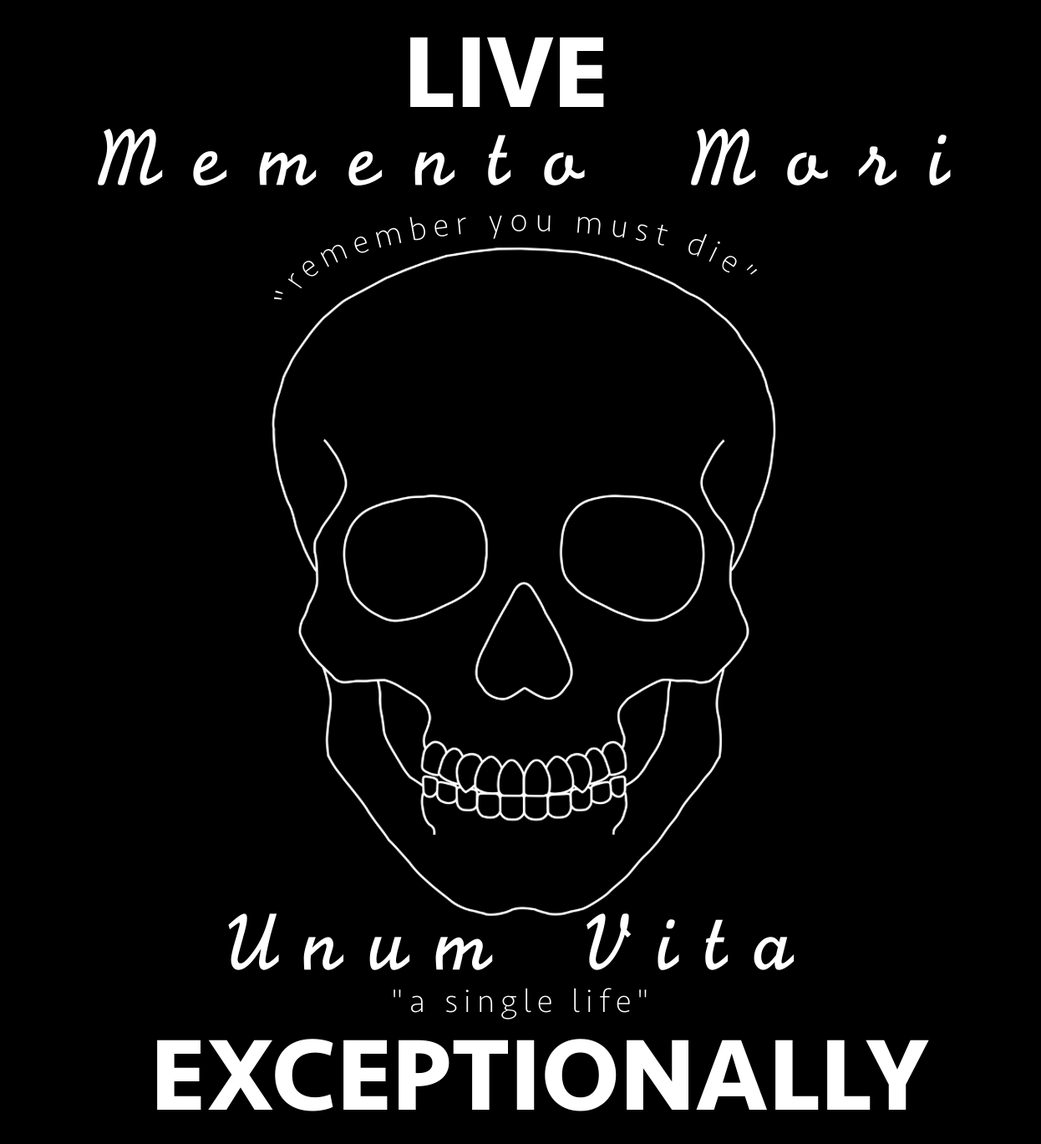
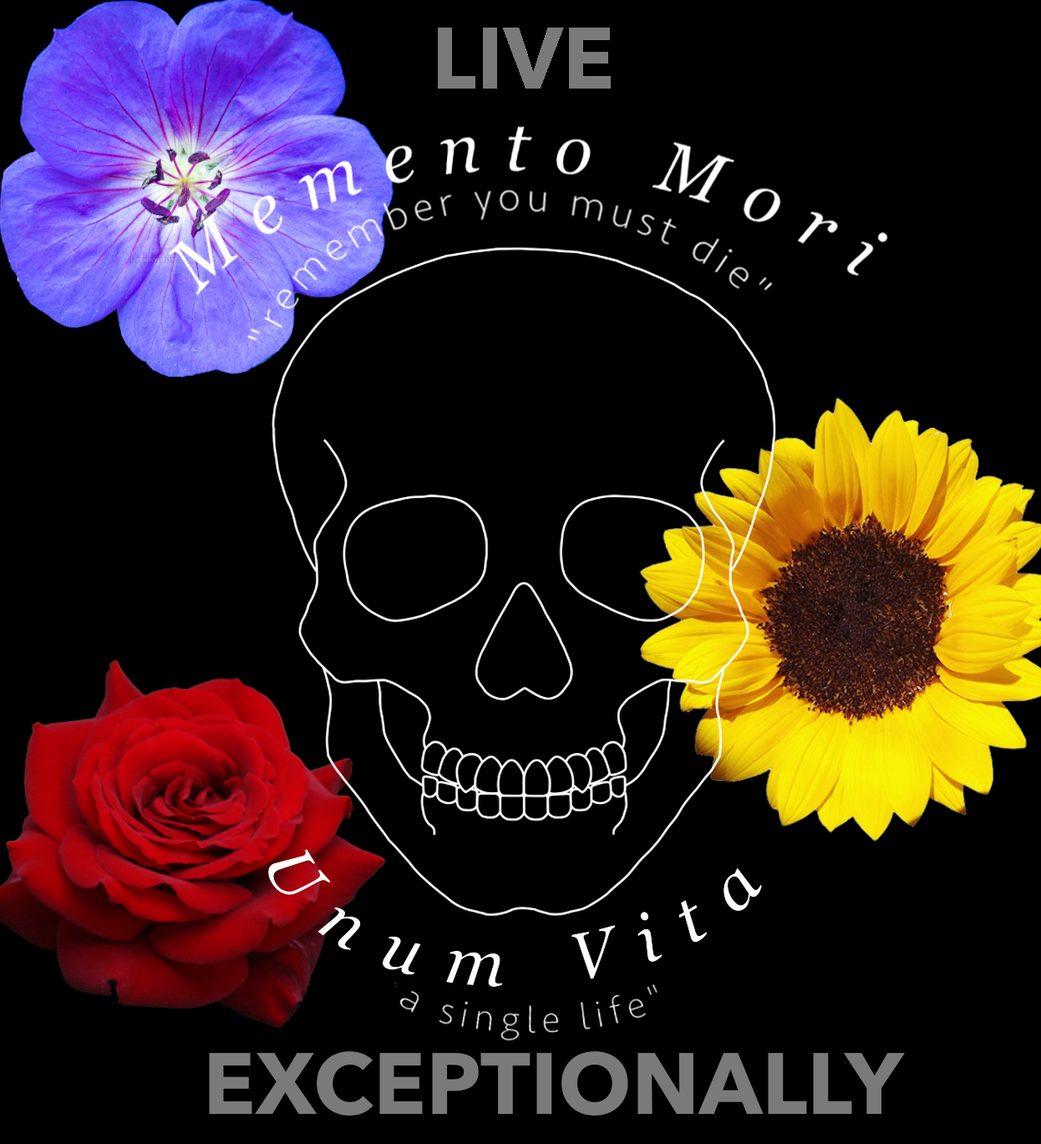
Layer changes from the first 1041x1144 image to the second:
added layer "curved text 3" above "Unum Vita" over box(267, 848, 763, 987)
hid "Unum Vita", painted on it over box(228, 888, 795, 971)
hid "'a single life'", moved it above "EXCEPTIONALLY", painted on it over box(393, 987, 658, 1038)
moved "EXCEPTIONALLY" above "LIVE", painted on it over box(157, 1038, 930, 1116)
painted on "LIVE" over box(410, 27, 611, 107)
painted on "curved text 1" over box(246, 188, 774, 1042)
added layer "curved text 2" above "Memento Mori" over box(167, 125, 890, 297)
hid "Memento Mori", painted on it over box(97, 125, 952, 195)
added layer "purepng.com-red-roserosewoody-flowering-plantgenus-rosared-rose-1701527748054nk…" above "purple_flower_png_by_bunny_with_camera_dccyhos-fullview.png" over box(0, 659, 387, 1028)
added layer "purple_flower_png_by_bunny_with_camera_dccyhos-fullview.png" above "e5e8e349e29ebec56fc30fb137957c89.png" over box(0, 0, 395, 379)
added layer "e5e8e349e29ebec56fc30fb137957c89.png" above "Background" over box(639, 396, 1041, 842)
